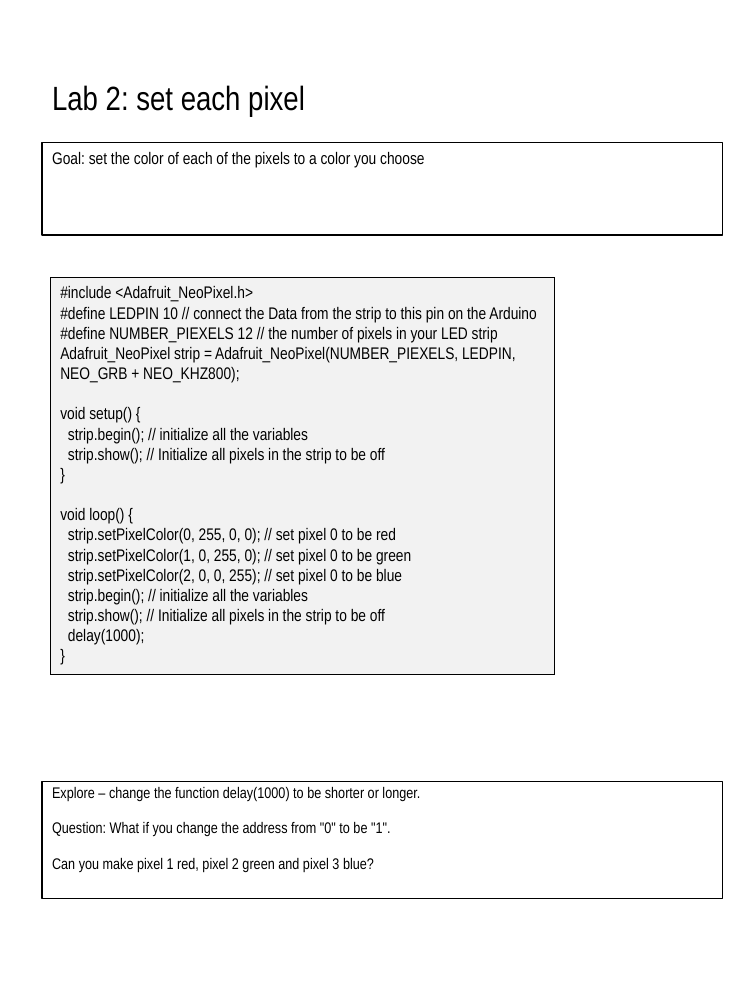
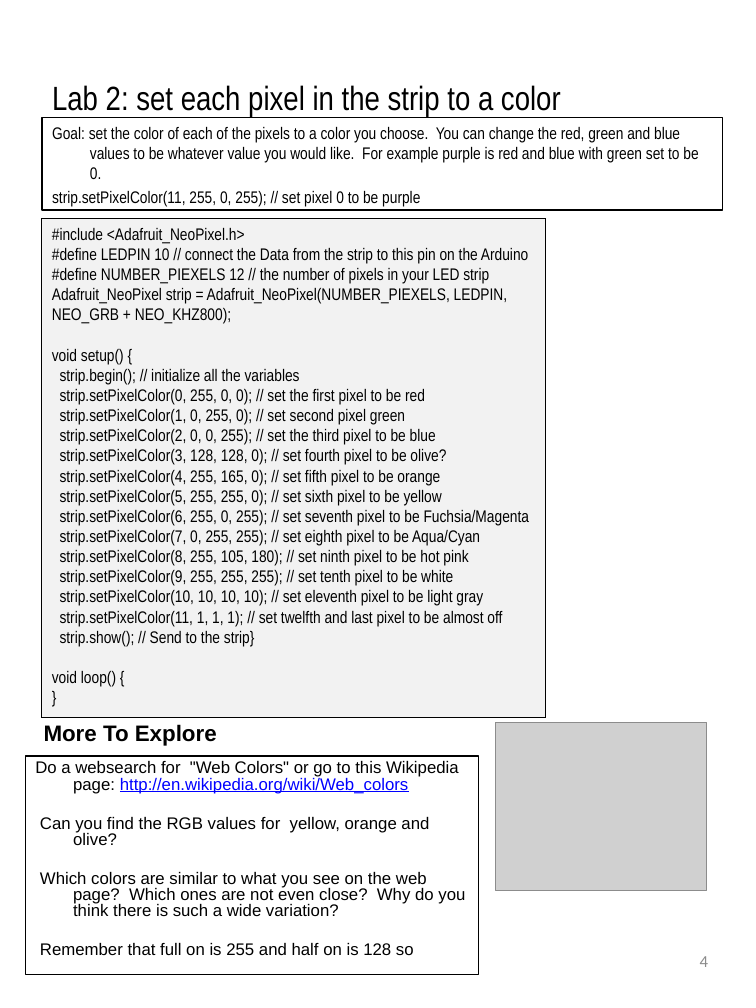
Before and after one commit to dmccreary/moving-rainbow, a slide deck: slide 4 of guide/Lab-Guide.pptx (slide 3 before the commit). Drawn at 756x1008 pixels with LibreOffice and Linux fonts; fonts in the diff are those of the drawing; grey boxes stand for pictures; background and template pictures are left out. Boxes give left, top, right and bottom in pixels: in the first picture for what was removed or moved away, otherwise in the second. Text is boxed around its words. In the diff, an @@ line names an element or a change of style, - is before the commit and + after.

```diff
--- a/guide/Lab-Guide.pptx
+++ b/guide/Lab-Guide.pptx
@@ text at bbox=[52, 85, 561, 116]: text changed @@
-Lab 2: set each pixel
+Lab 2: set each pixel in the strip to a color
@@ text "Goal: set the color of ...": place and size @@
-text "Goal: set the color of ..." at bbox=[42, 143, 723, 236]
+text "Goal: set the color of ..." at bbox=[42, 118, 723, 211]
@@ text at bbox=[52, 127, 698, 207]: text changed @@
-Goal: set the color of each of the pixels to a color you choose
+Goal: set the color of each of the pixels to a color you choose. You can change the red, green and blue values to be whatever value you would like. For example purple is red and blue with green set to be 0.
+strip.setPixelColor(11, 255, 0, 255); // set pixel 0 to be purple
@@ rectangle "#include <Adafruit_NeoPixel.h>": place and size @@
-rectangle "#include <Adafruit_NeoPixel.h>" at bbox=[50, 277, 554, 674]
+rectangle "#include <Adafruit_NeoPixel.h>" at bbox=[42, 219, 546, 718]
@@ text in rectangle at bbox=[52, 389, 530, 687]: text changed @@
-strip.show(); // Initialize all pixels in the strip to be off
+strip.setPixelColor(0, 255, 0, 0); // set the first pixel to be red
+strip.setPixelColor(1, 0, 255, 0); // set second pixel green
+strip.setPixelColor(2, 0, 0, 255); // set the third pixel to be blue
+strip.setPixelColor(3, 128, 128, 0); // set fourth pixel to be olive?
+strip.setPixelColor(4, 255, 165, 0); // set fifth pixel to be orange
+strip.setPixelColor(5, 255, 255, 0); // set sixth pixel to be yellow
+strip.setPixelColor(6, 255, 0, 255); // set seventh pixel to be Fuchsia/Magenta
+strip.setPixelColor(7, 0, 255, 255); // set eighth pixel to be Aqua/Cyan
+strip.setPixelColor(8, 255, 105, 180); // set ninth pixel to be hot pink
+strip.setPixelColor(9, 255, 255, 255); // set tenth pixel to be white
+strip.setPixelColor(10, 10, 10, 10); // set eleventh pixel to be light gray
+strip.setPixelColor(11, 1, 1, 1); // set twelfth and last pixel to be almost off
+strip.show(); // Send to the strip}
+void loop() {
@@ text in rectangle at bbox=[60, 508, 411, 645]: paragraphs removed @@
-void loop() {
-strip.setPixelColor(0, 255, 0, 0); // set pixel 0 to be red
-strip.setPixelColor(1, 0, 255, 0); // set pixel 0 to be green
-strip.setPixelColor(2, 0, 0, 255); // set pixel 0 to be blue
-strip.begin(); // initialize all the variables
-strip.show(); // Initialize all pixels in the strip to be off
-delay(1000);
-}
@@ text added at bbox=[44, 724, 217, 746], 16 pt, text #000000, bold @@
+More To Explore
@@ picture added at bbox=[496, 723, 708, 891] @@
@@ text "Do a websearch for "Web ...": place and size @@
-text "Do a websearch for "Web ..." at bbox=[42, 781, 723, 899]
+text "Do a websearch for "Web ..." at bbox=[25, 756, 479, 975]
@@ text at bbox=[35, 761, 465, 955]: text changed; size 11 to 12 pt; font Arial Narrow to Arial @@
-Explore – change the function delay(1000) to be shorter or longer.
-Question: What if you change the address from "0" to be "1".
-Can you make pixel 1 red, pixel 2 green and pixel 3 blue?
+Do a websearch for "Web Colors" or go to this Wikipedia page: http://en.wikipedia.org/wiki/Web_colors
+Can you find the RGB values for yellow, orange and olive?
+Which colors are similar to what you see on the web page? Which ones are not even close? Why do you think there is such a wide variation?
+Remember that full on is 255 and half on is 128 so
@@ page number added at bbox=[700, 956, 708, 967], 12 pt, text #8C8C8C @@
+4
```
Also in this commit, not shown: 2 other slides changed, 9 slides added, 1 slide removed, 10 other files.
